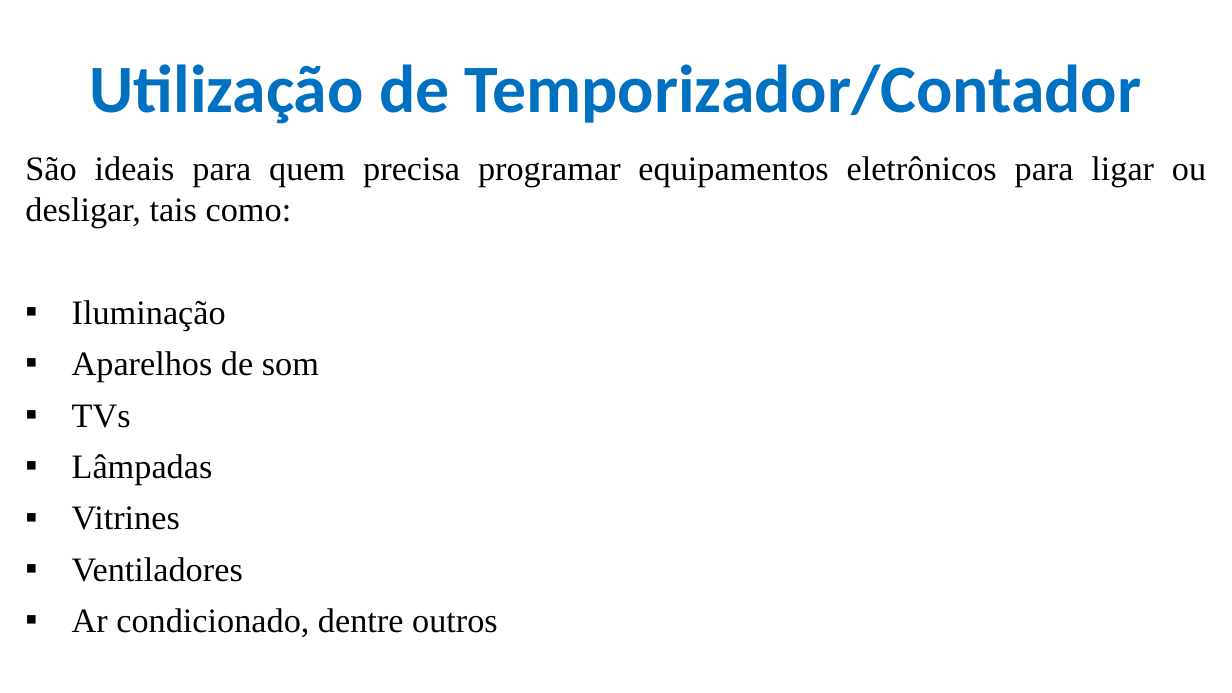
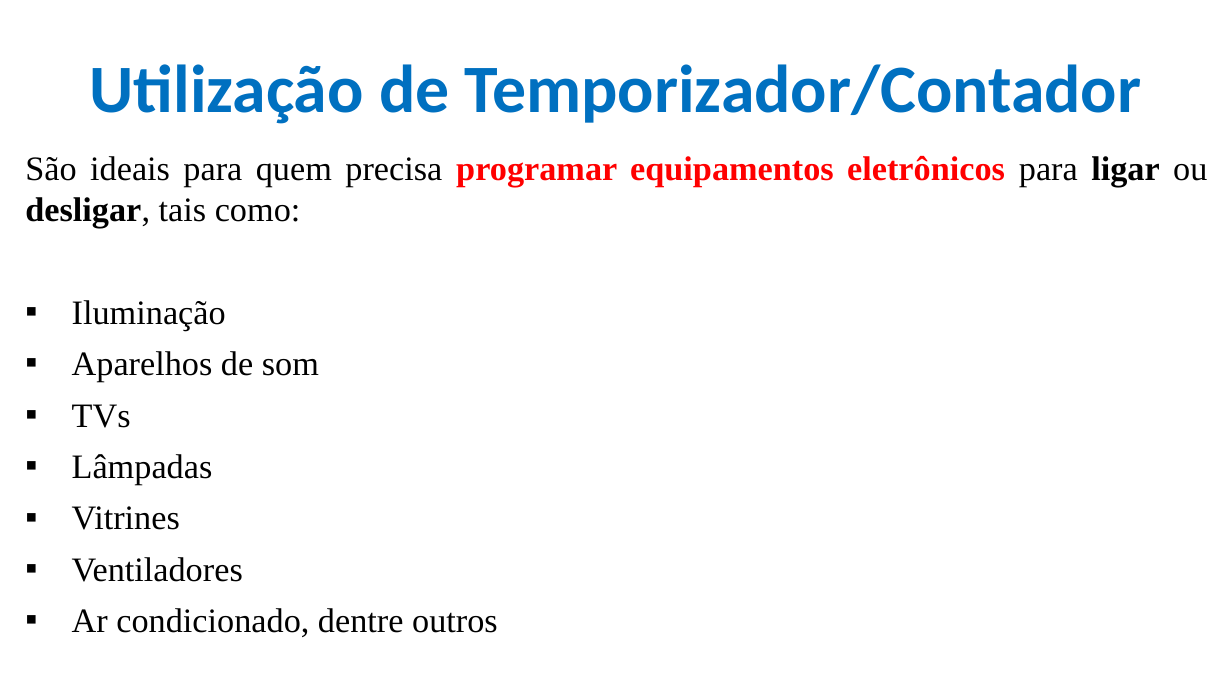
Before and after one commit to CloudEducationBrazil/WydenArea1ProgramacaoMicrocontroladores, a slide deck: slide 12 of 01 Classes/Aula 06 - Programação Microcontroladores - Periféricos Integrados - Temporizadores e PWM.pptx. Drawn at 1232x693 pixels with LibreOffice and Linux fonts; fonts in the diff are those of the drawing; background and template pictures are left out. Boxes give left, top, right and bottom in pixels: in the first picture for what was removed or moved away, otherwise in the second. Text is boxed around its words. In the diff, an @@ line names an element or a change of style, - is before the commit and + after.

```diff
--- a/01 Classes/Aula 06 - Programação Microcontroladores - Periféricos Integrados - Temporizadores e PWM.pptx
+++ b/01 Classes/Aula 06 - Programação Microcontroladores - Periféricos Integrados - Temporizadores e PWM.pptx
@@ text at (25, 156, 1207, 228): text colour #000000 to #FF0000 in "programar equipamentos eletrônicos"; bold on in "programar equipamentos eletrônicos ligar desligar," @@
```
Also in this commit, not shown: 4 other slides changed.
